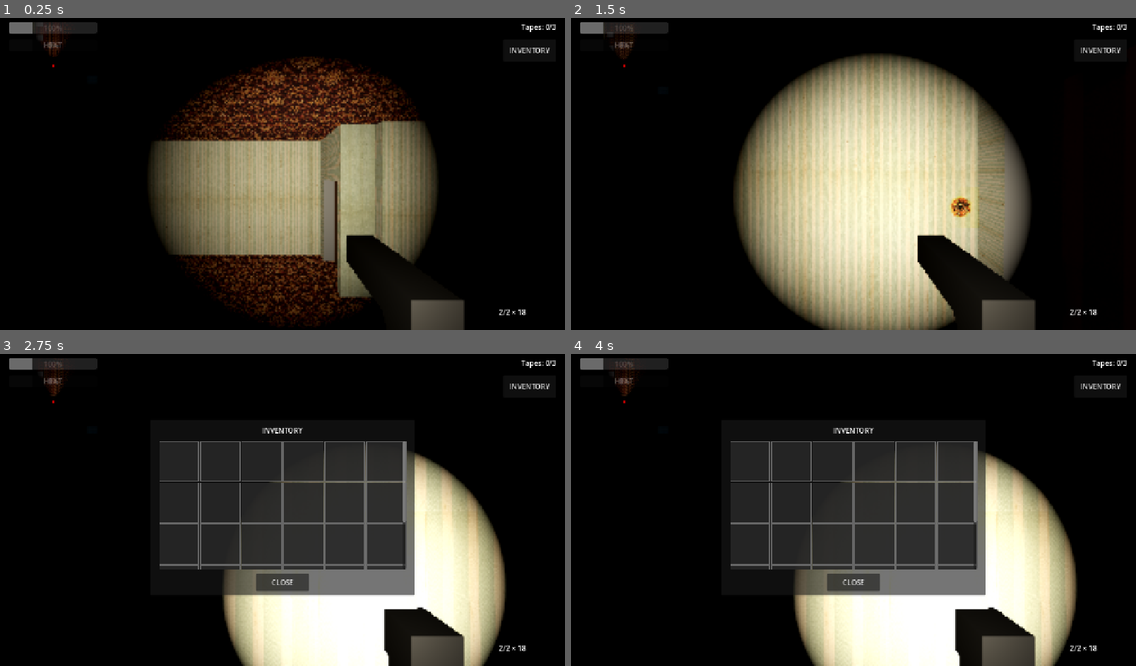
Above: before the commit, frames 1-4 (two rows, left to right).
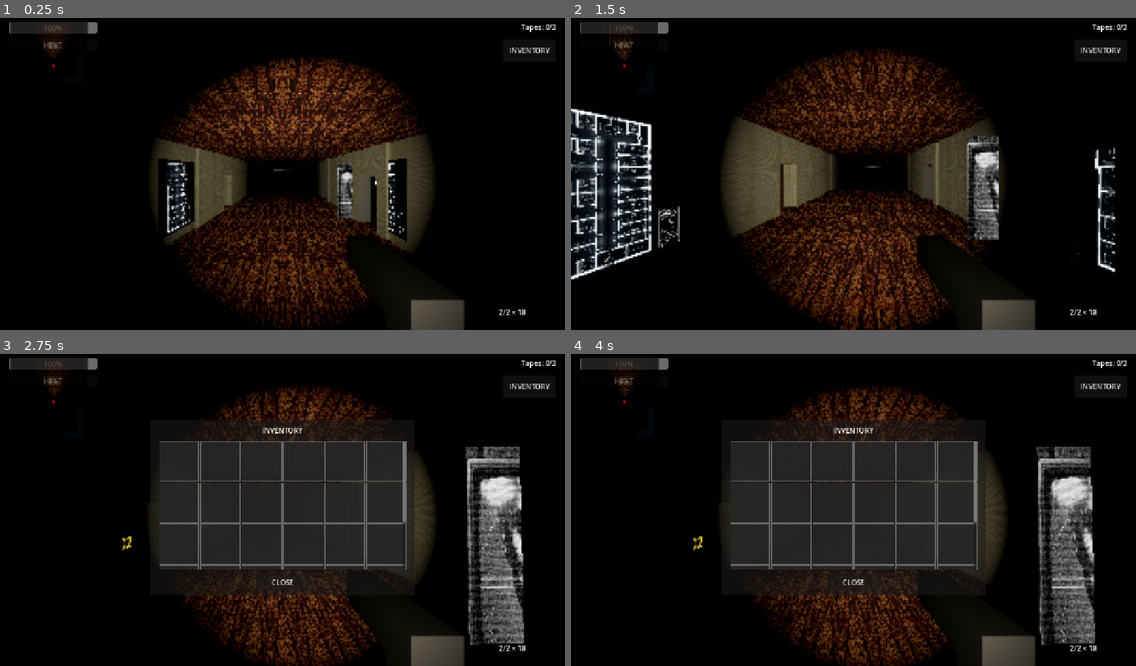
Above: after the commit, the same moments.

Repository: sergesvalov/alex_fight
Game: Godot game, scene res://scenes/levels/hotel_siberia/hotel_level_4.tscn
The game is run twice, just before and just after one commit, with the same random seed, the same clock (stepped at 60 frames per second) and the same inputs. Sound files missing from this copy of the repository are replaced by a short silence.
Inputs (mouse positions are in pixels of both pictures, inside the frame that each line leads up to):
- Up to frame 1 (0.25 s): no input
- Up to frame 2 (1.5 s): tap Enter at 0.5 s; move the mouse to (881, 170) at 0.52 s; hold Up (ui_up) from 0.53 s (still down); click (881, 170) at 0.6 s; move the mouse to (825, 174) at 1.27 s; tap E at 1.35 s
- Up to frame 3 (2.75 s): keep holding Up (ui_up); move the mouse to (293, 500) at 2.02 s; tap I at 2.1 s
- Up to frame 4 (4 s): keep holding Up (ui_up); move the mouse to (847, 513) at 2.77 s; click (847, 513) at 2.85 s; move the mouse to (893, 510) at 3.52 s; tap E at 3.6 s

The runs differ from the first frame. In frame 1, 25% of the frame differs, in the area x 1-78%, y 1-100%; in frame 2, 41%, in the area x 0-97%, y 1-100%; in frame 3, 24%; in frame 4, 24%.
Error in both runs: Invalid assignment of property or key 'patrol_points' with value of type 'Array' on a base object of type 'CharacterBody3D (CerberusAI)'. (res://scripts/levels…

Commit message:
feat: move player spawn point to corridor

Diff:
--- a/scripts/levels/hotel_level_generator.gd
+++ b/scripts/levels/hotel_level_generator.gd
@@ -344,11 +344,11 @@
         child.queue_free()
 
 func _generate_entities(end_z: float) -> void:
-    # 1. Move the Player to the last double room (Z = end_z + double_room_step / 2 roughly)
+    # 1. Move the Player to the corridor in front of the first room
     var player = get_node_or_null("../../Player")
     if player:
-        # Put player roughly in the middle of the first double room
-        player.transform.origin = Vector3(-7.5, 2, 4.0)
+        # Put player in the middle of the corridor
+        player.transform.origin = Vector3(0.0, 2.0, 4.0)
 
     # 2. Update Enemy Spawner & Cerberus
     var enemies_node = get_node_or_null("../../Enemies")
